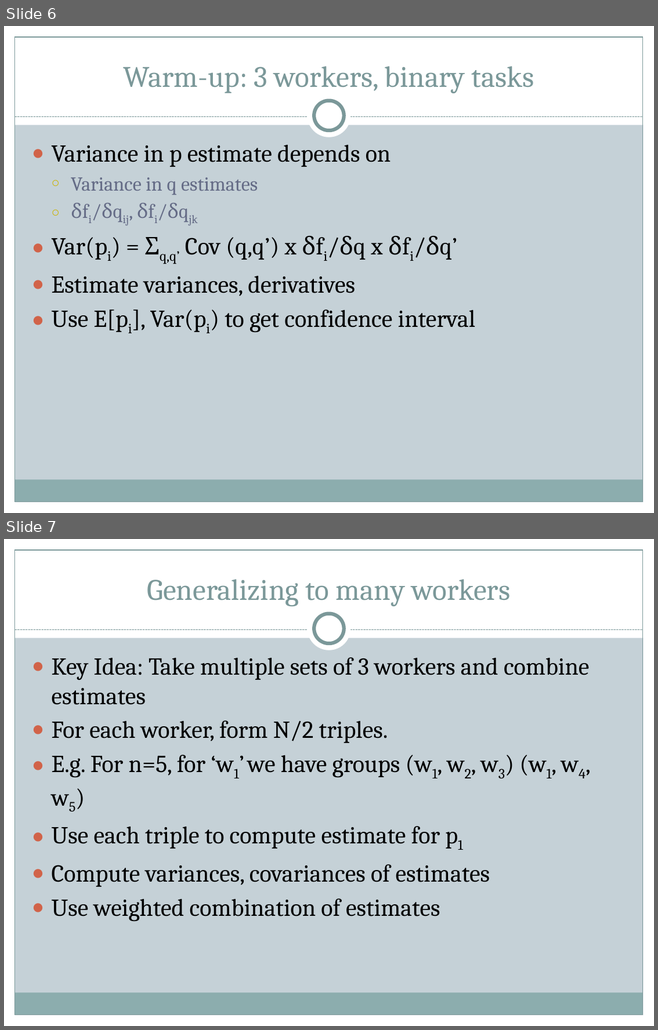
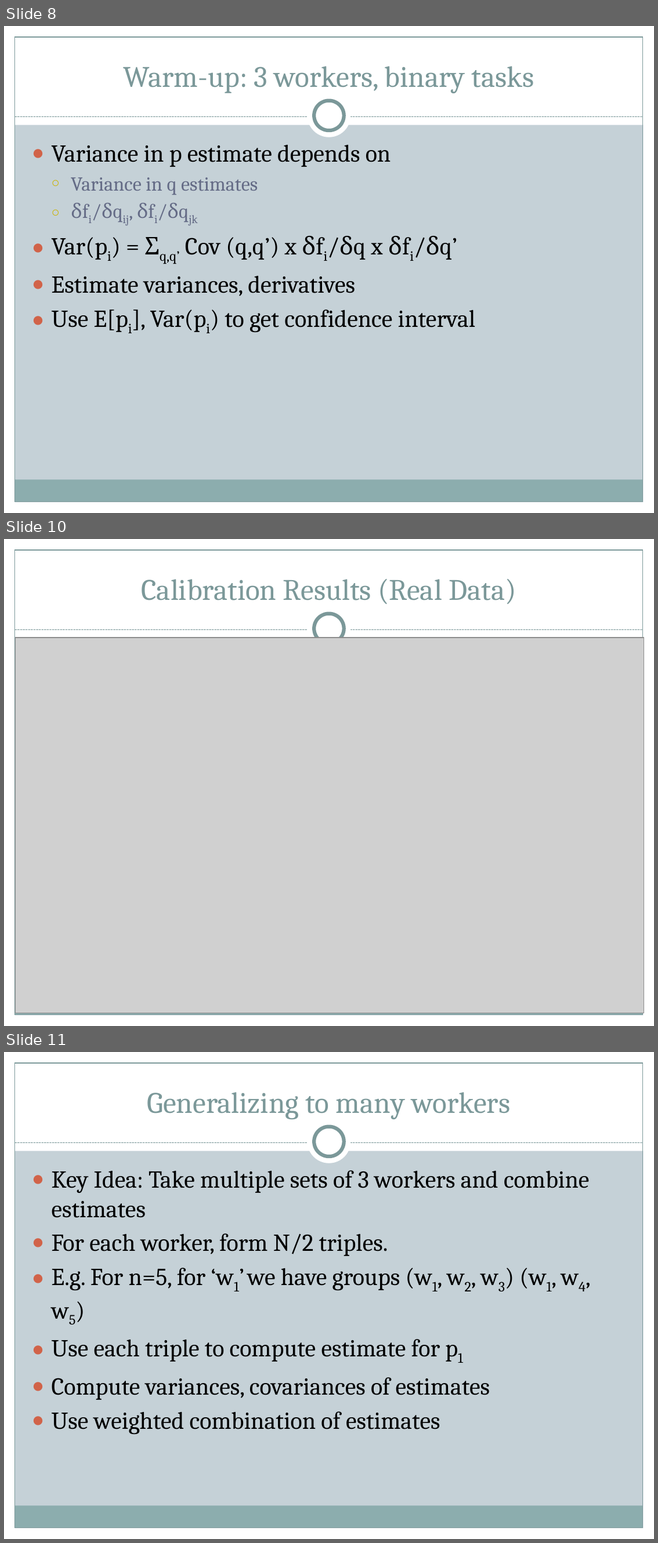
Before and after one commit to brahmaneya/WorkerEvaluationGeneral, a slide deck: Presentation/WorkerEval.pptx. Shown one above the other, each under a label of ours: slides 6 and 7 before the commit, slides 8, 10 and 11 after it; the slides between them are not shown. The pictures are 658x1030 and 658x1543 pixels, drawn with LibreOffice and Linux fonts; fonts in the diff are those of the drawing; grey boxes stand for pictures. Boxes give left, top, right and bottom in pixels: in the first picture for what was removed or moved away, otherwise in the second. Text is boxed around its words. In the diff, an @@ line names an element or a change of style, - is before the commit and + after.

```diff
--- a/Presentation/WorkerEval.pptx
+++ b/Presentation/WorkerEval.pptx
@@ slide 10 added at [4,539,654,1026], background #C5D1D7; not listed: 9 template elements that a slide beside it also shows @@
@@ title added at [141,579,516,604], 33 pt, text #7C999A @@
+Calibration Results (Real Data)
@@ picture added at [15,638,643,1013] @@
@@ what was slide 6 is now slide 8 @@
@@ what was slide 7 is now slide 11 @@
```
Also in this commit, not shown: 5 slides changed, 4 other slides added, 1 slide removed.
